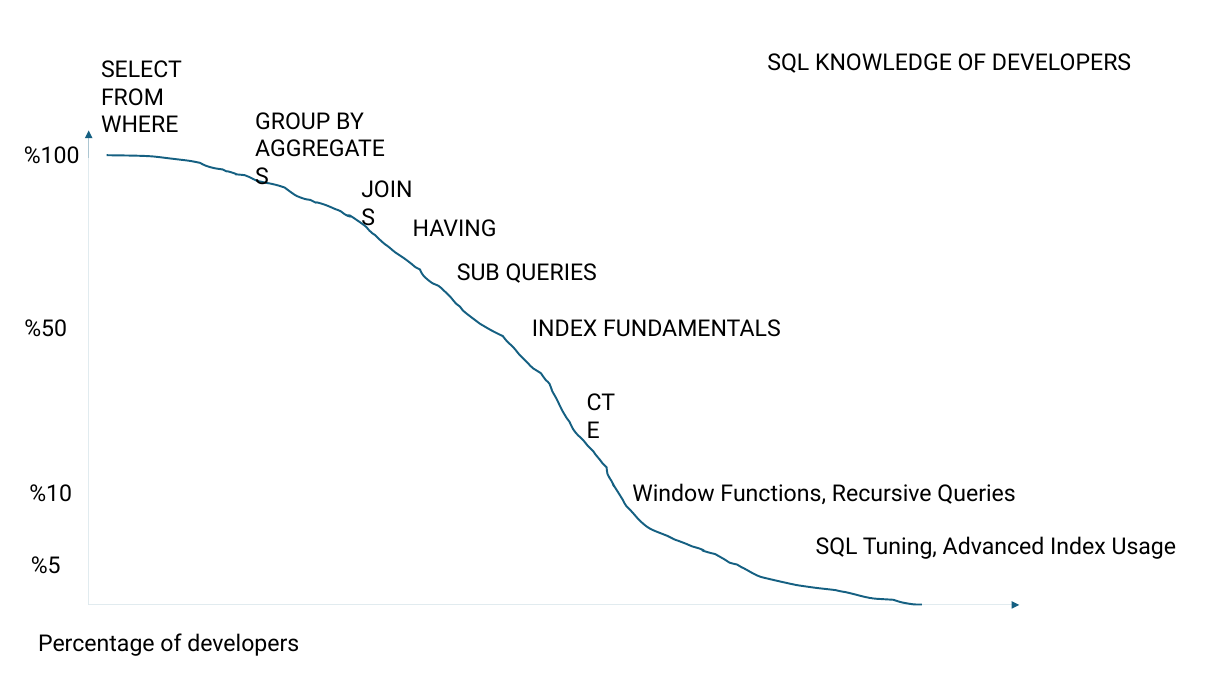
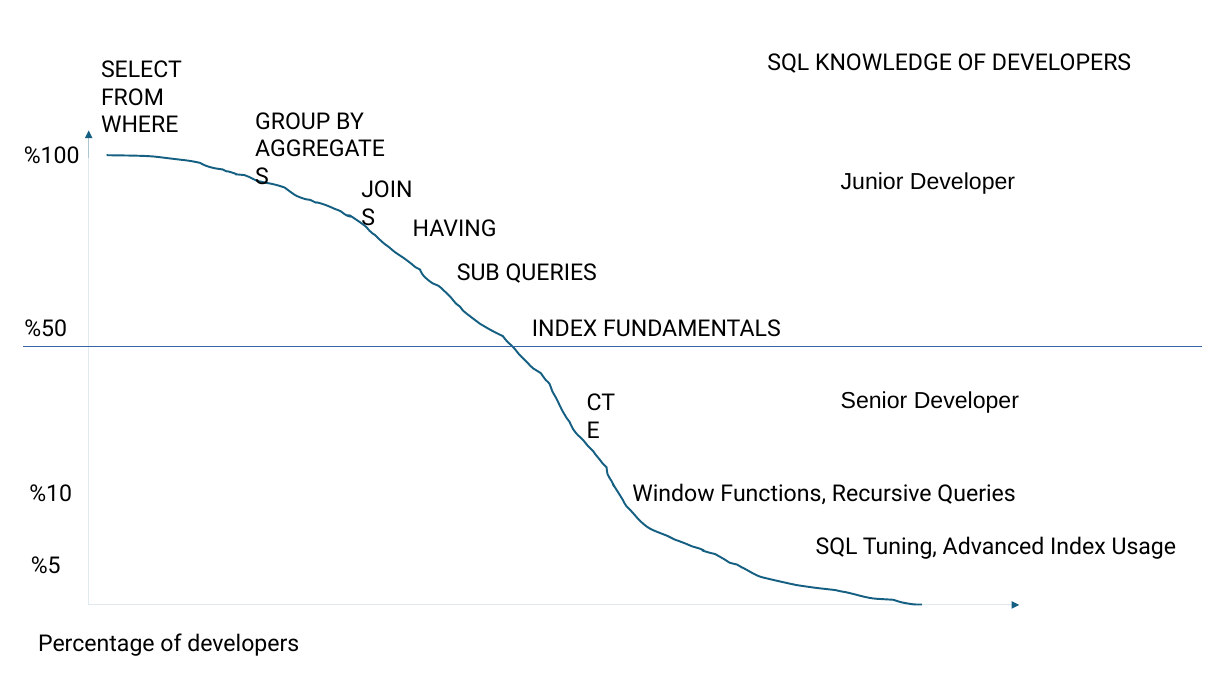
Before and after one commit to ati-ozgur/course-database, a slide deck: slide 1 of course-contents/figures/sql-knowledge-among-developers.odp. Drawn at 1232x693 pixels with LibreOffice and Linux fonts; fonts in the diff are those of the drawing. Boxes give left, top, right and bottom in pixels: in the first picture for what was removed or moved away, otherwise in the second. Text is boxed around its words. In the diff, an @@ line names an element or a change of style, - is before the commit and + after.

```diff
--- a/course-contents/figures/sql-knowledge-among-developers.odp
+++ b/course-contents/figures/sql-knowledge-among-developers.odp
@@ text added at (x1=841, y1=172, x2=1015, y2=194), 18 pt, text #000000 @@
+Junior Developer
@@ line added from (23, 347) to (1202, 347), #3465A4 0 pt @@
@@ text added at (x1=841, y1=391, x2=1019, y2=413), 18 pt, text #000000 @@
+Senior Developer
```
Also in this commit, not shown: 1 other slide changed, 3 other files.
